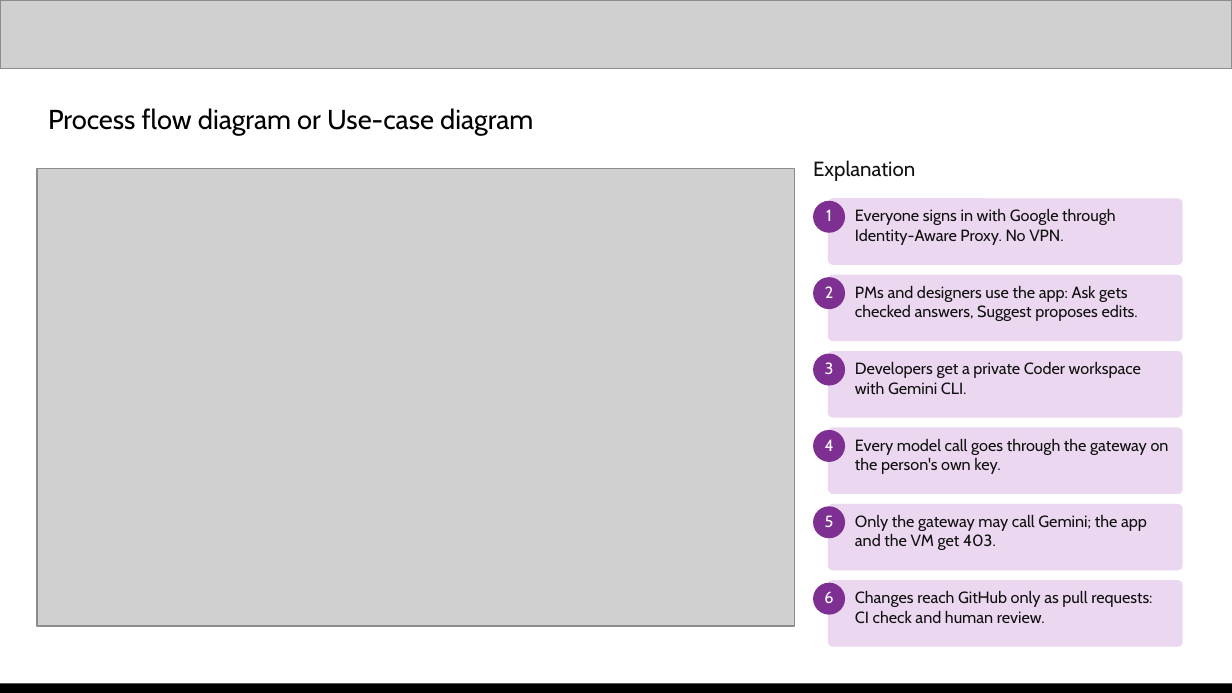
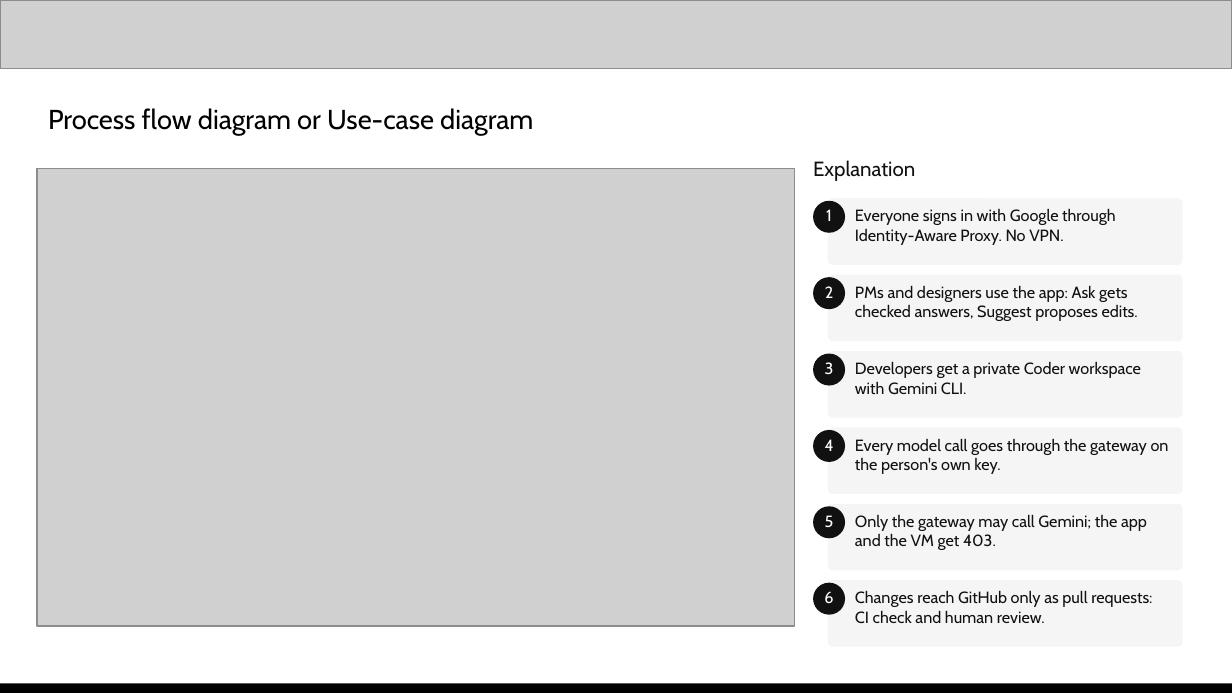
Before and after one commit to praveensaharan/RoleSpace, a slide deck: slide 7 of docs/deck/RoleSpace-AI-Builder-Cup-submission.pptx (slide 5 before the commit). Drawn at 1232x693 pixels with LibreOffice and Linux fonts; fonts in the diff are those of the drawing; grey boxes stand for pictures. Boxes give left, top, right and bottom in pixels: in the first picture for what was removed or moved away, otherwise in the second. Text is boxed around its words. In the diff, an @@ line names an element or a change of style, - is before the commit and + after.

```diff
--- a/docs/deck/RoleSpace-AI-Builder-Cup-submission.pptx
+++ b/docs/deck/RoleSpace-AI-Builder-Cup-submission.pptx
@@ fill #7E2F92 to #111111 in 6 elements at <box>813,201,845,233</box>, <box>813,277,845,309</box>, <box>813,354,845,386</box>, <box>813,430,845,462</box>, <box>813,506,845,538</box>, <box>813,583,845,615</box> @@
@@ fill #EBD8F0 to #F5F5F5 in 6 elements at <box>828,198,1183,265</box>, <box>828,275,1183,341</box>, <box>828,351,1183,418</box>, <box>828,428,1183,494</box>, <box>828,504,1183,570</box>, <box>828,580,1183,647</box> @@
```
Also in this commit, not shown: 8 other slides changed, 2 slides added, 13 other files.
